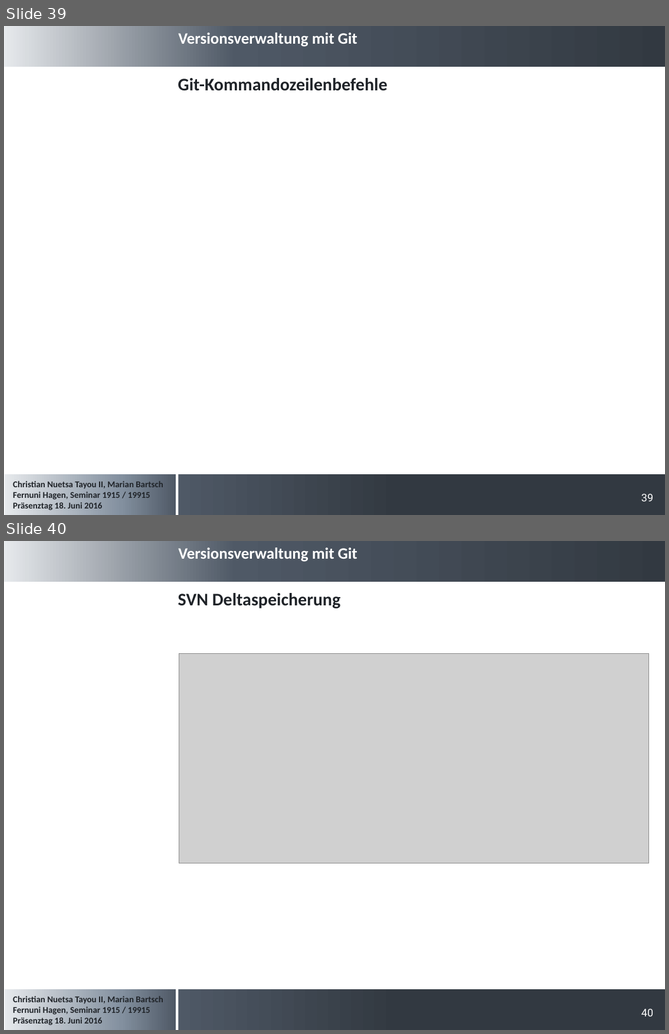
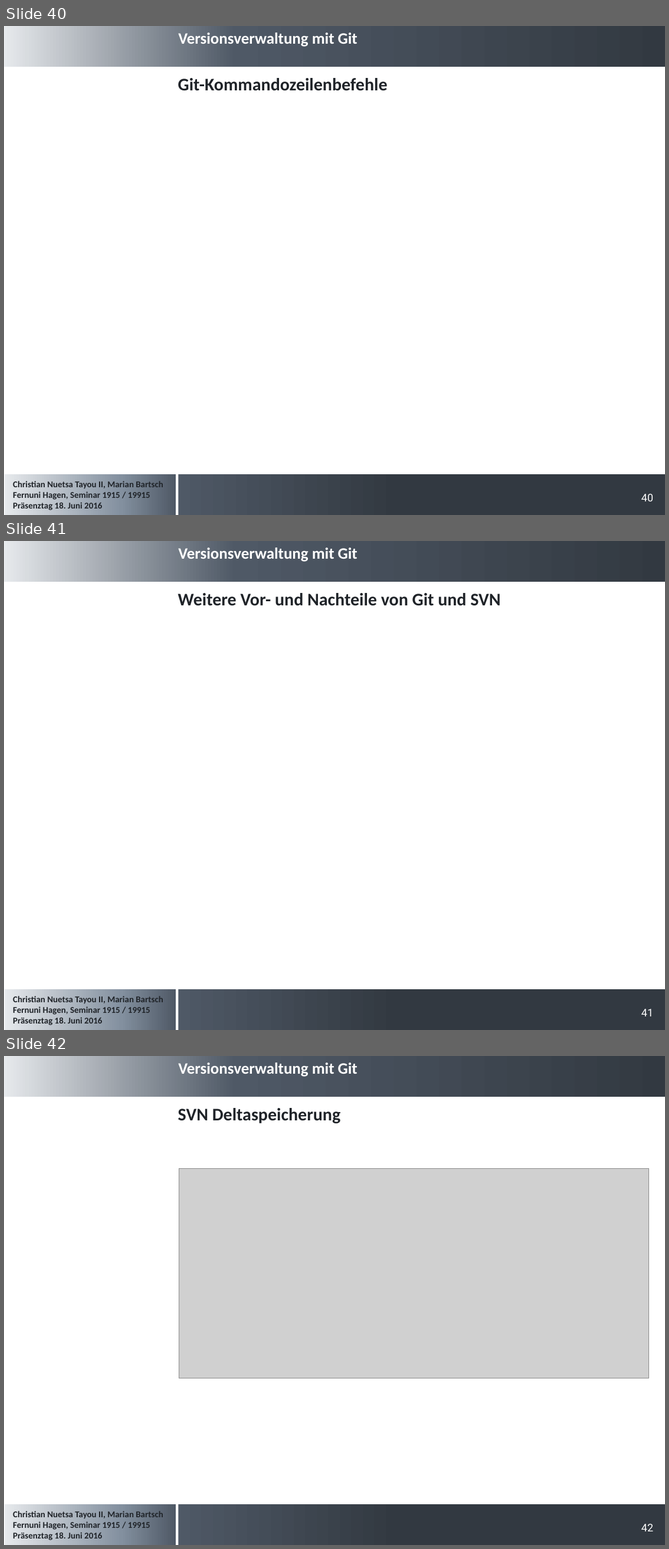
Before and after one commit to cristallin/git-project-seminar, a slide deck: Präsentation_Seminararbeit.pptx. Shown one above the other, each under a label of ours: slides 39 and 40 before the commit, slides 40, 41 and 42 after it. The pictures are 669x1034 and 669x1549 pixels, drawn with LibreOffice and Linux fonts; fonts in the diff are those of the drawing; grey boxes stand for pictures; background and template pictures are left out. Boxes give left, top, right and bottom in pixels: in the first picture for what was removed or moved away, otherwise in the second. Text is boxed around its words. In the diff, an @@ line names an element or a change of style, - is before the commit and + after.

Commit message:
Änderungen an Vor und Nachteilen und weitere kleinere Anpassungen

```diff
--- a/Präsentation_Seminararbeit.pptx
+++ b/Präsentation_Seminararbeit.pptx
@@ slide 41 added at box(4, 541, 665, 1030), background #FFFFFF; not listed: 5 template elements that a slide beside it also shows @@
@@ title added at box(178, 593, 500, 606), 20 pt, text #1F2328, bold @@
+Weitere Vor- und Nachteile von Git und SVN
@@ page number added at box(641, 1008, 653, 1016), 12 pt, text #FFFFFF @@
+41
@@ what was slide 39 is now slide 40 @@
@@ page number at box(641, 493, 653, 501): text changed @@
-39
+40
@@ what was slide 40 is now slide 42 @@
@@ page number at box(641, 1523, 653, 1531): text changed @@
-40
+42
```
Also in this commit, not shown: 3 slides changed, 1 other slide added.
